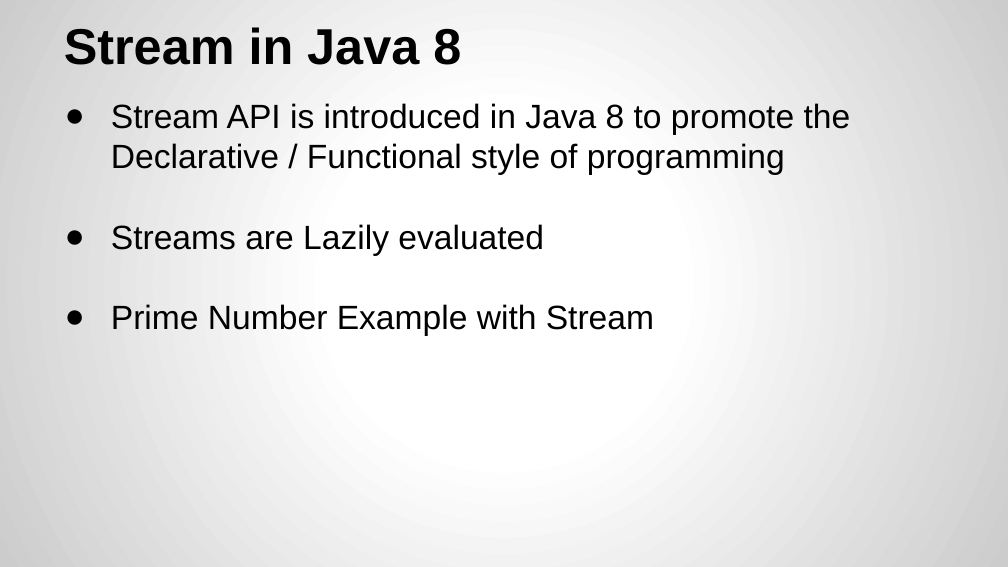
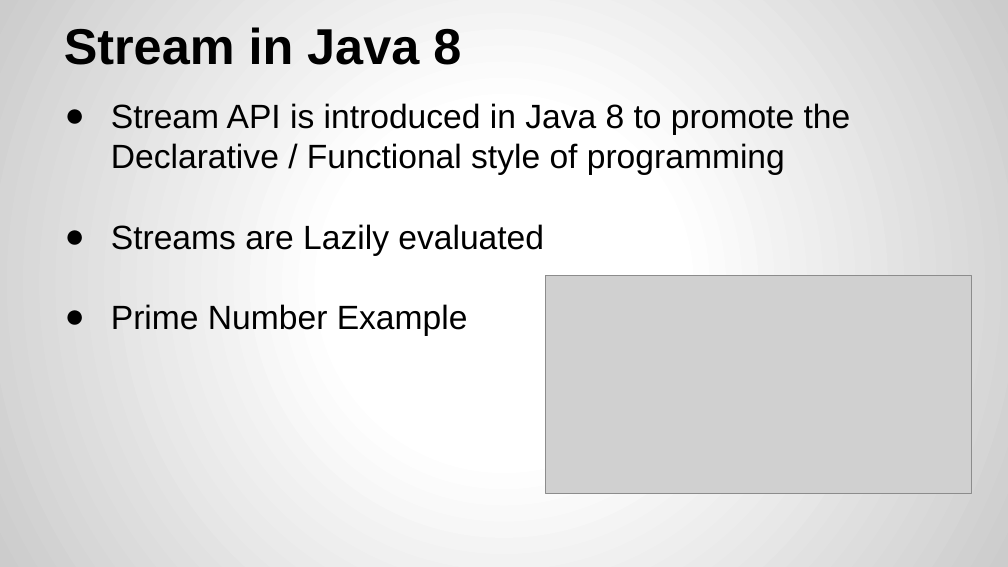
Before and after one commit to yogeshrnaik/presentations, a slide deck: slide 13 of Functional Programming with Java 8.pptx. Drawn at 1008x567 pixels with LibreOffice and Linux fonts; fonts in the diff are those of the drawing; grey boxes stand for pictures. Boxes give left, top, right and bottom in pixels: in the first picture for what was removed or moved away, otherwise in the second. Text is boxed around its words. In the diff, an @@ line names an element or a change of style, - is before the commit and + after.

Commit message:
added images

```diff
--- a/Functional Programming with Java 8.pptx
+++ b/Functional Programming with Java 8.pptx
@@ picture added at (546,275,972,494) @@
@@ text at (111,304,468,336): text changed @@
-● Prime Number Example with Stream
+● Prime Number Example
```
Also in this commit, not shown: 13 other slides changed, 2 slides added.
